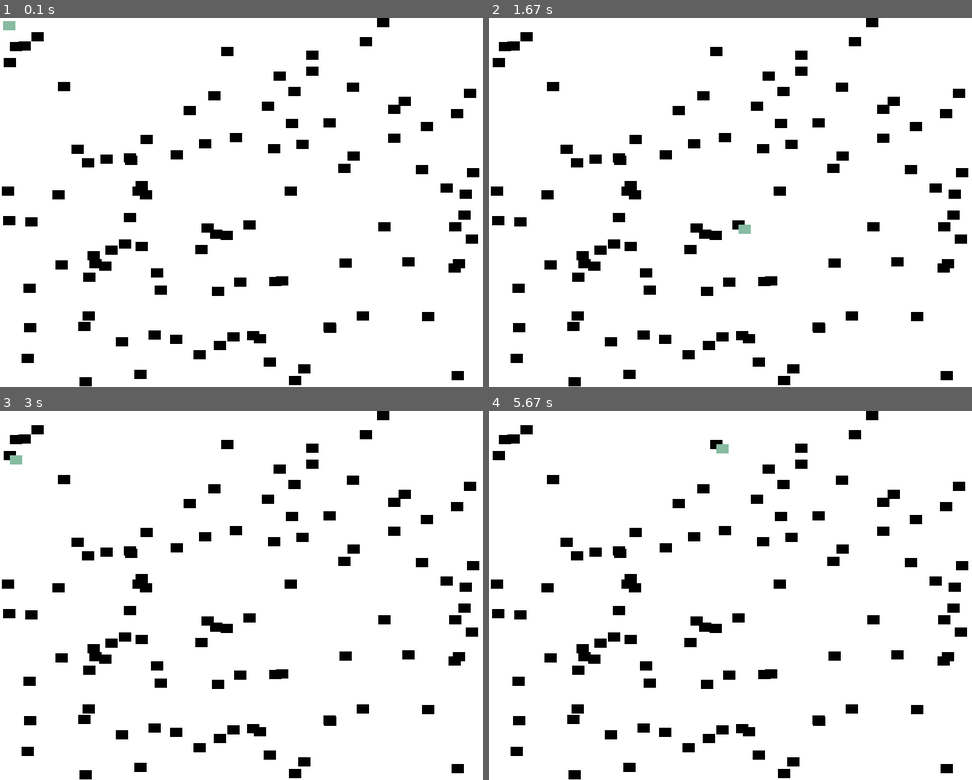
Above: before the commit, frames 1-4 (two rows, left to right).
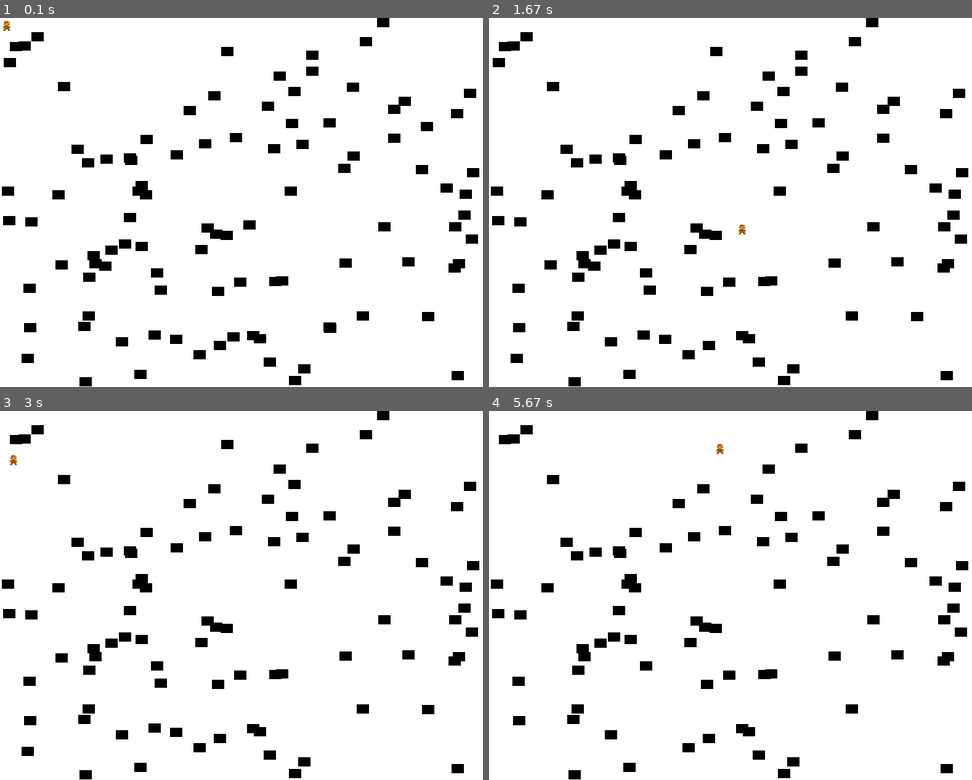
Above: after the commit, the same moments.

Repository: teacherubial/Programming-Projects-2021
Game: pygame game, started from collecting_blocks.py
Two runs of this game, one before a commit and one after it. Both use one fixed random seed, a clock stepped at 60 frames per second and the inputs below.
Inputs (mouse positions are in pixels of both pictures, inside the frame that each line leads up to):
- Up to frame 1 (0.1 s): no input
- Up to frame 2 (1.67 s): click (914, 125) at 0.38 s; click (720, 335) at 0.72 s; click (817, 327) at 1.05 s; click (740, 224) at 1.38 s
- Up to frame 3 (3 s): click (352, 481) at 1.72 s; click (106, 658) at 2.05 s; click (313, 462) at 2.38 s; click (9, 455) at 2.72 s
- Up to frame 4 (5.67 s): click (551, 658) at 3.05 s; click (517, 750) at 3.38 s; click (648, 684) at 3.72 s; click (918, 709) at 4.05 s; click (662, 732) at 4.38 s; click (783, 484) at 4.72 s; click (643, 728) at 5.05 s; click (716, 444) at 5.38 s

The runs differ from the first frame. In frame 1, less than 0.1% of the frame differs, in the area x 0-4%, y 0-4%; in frame 2, 0.3%; in frame 3, 0.6%; in frame 4, 1.1%, in the area x 0-90%, y 7-94%.

Commit message:
Added skin for the player and refactored the Player class

Diff:
--- a/collecting_blocks.py
+++ b/collecting_blocks.py
@@ -22,6 +22,27 @@
 SCREEN_HEIGHT = 600
 SCREEN_SIZE   = (SCREEN_WIDTH, SCREEN_HEIGHT)
 WINDOW_TITLE  = "Collecing Blocks"
+
+
+class Player(pygame.sprite.Sprite):
+    """Describes a player object
+    A subclass of pygame.sprite.Sprite
+
+    Attributes:
+        image: Surface that is the visual
+            representation of our Block
+        rect: numerical representation of
+            our Block [x, y, width, height]
+    """
+    def __init__(self) -> None:
+        # Call the superclass constructor
+        super().__init__()
+
+        # Create the image of the block
+        self.image = pygame.image.load("./images/smb_smallmario.png")
+
+        # Based on the image, create a Rect for the block
+        self.rect = self.image.get_rect()
 
 
 class Block(pygame.sprite.Sprite):
@@ -61,6 +82,7 @@
     done = False
     clock = pygame.time.Clock()
     num_blocks = 100
+    score = 0
 
     pygame.mouse.set_visible(False)
 
@@ -83,7 +105,7 @@
         all_sprites.add(block)
 
     # Create the Player block
-    player = Block(ETON_BLUE, 20, 15)
+    player = Player()
     # Add the Player to all_sprites group
     all_sprites.add(player)
 
@@ -101,8 +123,14 @@
         # Process player movement based on mouse pos
 
         mouse_pos = pygame.mouse.get_pos()
-        player.rect = mouse_pos
+        player.rect.x, player.rect.y = mouse_pos
 
+        # Check all collisions between player and the blocks
+        blocks_collided = pygame.sprite.spritecollide(player, block_sprites, True)
+
+        for block in blocks_collided:
+            score += 1
+            print(f"Score: {score}")
         # ----------- DRAW THE ENVIRONMENT
         screen.fill(BGCOLOUR)      # fill with bgcolor
 
Binary file added: images/smb_smallmario.png
